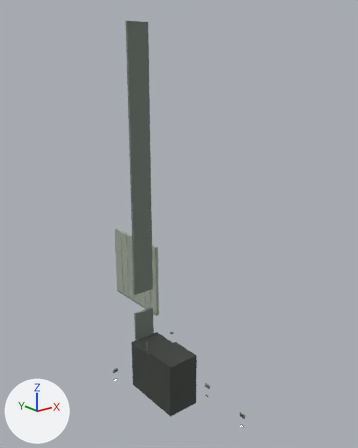
Two versions of the glTF model models/m2/p1_m4.glb, one commit apart.
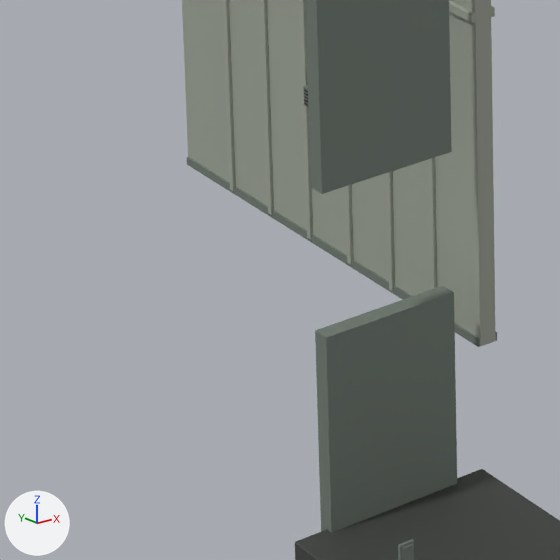
Each version appears first whole from a 50 mm camera at (-1.0, 75.4, 56.8) aimed at (49.4, 138.3, 31.7), and next in a close-up on the part from 26% to 47% of the width and 60% to 77% of the height. The lights are fixed; the arrows at lower left show +X, +Y and +Z. The older version's two pictures come first. Vertices at exactly the same position are counted once.

The first close-up shows 'p1_m4'.
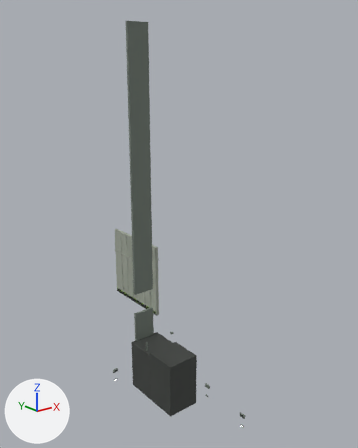
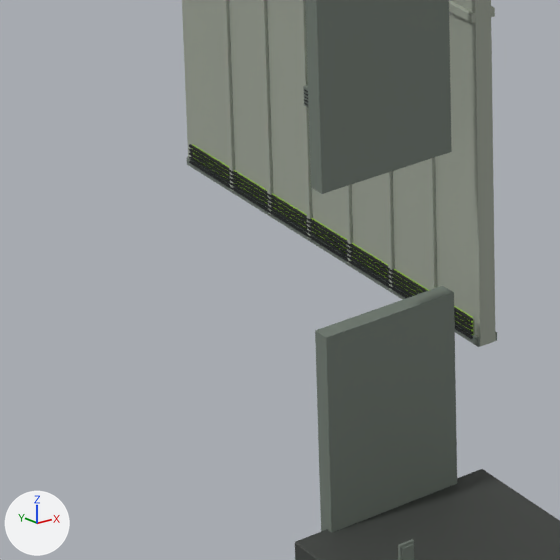
Changed parts and their boxes (x1, y1, x2, y2) in the close-ups (560 x 560 px):
```json
{"part": 1, "of": "me_p1_m4", "change": "added", "after": [192, 144, 473, 335]}
{"part": 2, "of": "me_p1_m4", "change": "added", "after": [189, 161, 473, 339]}
{"part": 3, "of": "me_p1_m4", "change": "added", "after": [189, 156, 473, 334]}
{"part": 4, "of": "me_p1_m4", "change": "added", "after": [189, 152, 473, 330]}
{"part": 5, "of": "me_p1_m4", "change": "added", "after": [189, 148, 473, 325]}
{"part": 6, "of": "me_p1_m4", "change": "added", "after": [189, 144, 473, 321]}
```

Scene script edits in JSON lines:
```json
{"op": "add", "block": "mat_emit_water_008", "code": ["mat_emit_water_008 = principled_material('emit_water.008')", "mat_emit_water_008.base_color = (0.16, 0.29, 0.02)  # green #6f9327", "mat_emit_water_008.emission_color = (0.144, 0.261, 0.018)  # green #6a8c24", "mat_emit_water_008.emission_strength = 1.0"]}
{"block": "me_p1_m4", "where": "# used by ob_p1_m4; location = (0.0, 0.0, 0.0)"}
{"op": "remove", "block": "me_p1_m4", "code": "me_p1_m4.from_pydata(...)  # 1080 vertices, 1892 faces; spans x 39.9..51.0, y 121.8..160.5, z -2.0..64.0"}
{"op": "add", "block": "me_p1_m4", "code": "me_p1_m4.from_pydata(...)  # 1176 vertices, 2036 faces; spans x 39.9..51.0, y 121.8..160.5, z -2.0..64.0"}
{"block": "me_p1_m4", "change": "me_p1_m4 part 1: a new loose piece, a box spanning x 49.96..49.98, y 146.3..160.2, z 11.15..11.75, in mat_emit_water_008 (green #6f9327, glowing green #6a8c24)"}
{"block": "me_p1_m4", "change": "me_p1_m4 part 2: a new loose piece, a box spanning x 49.885..49.955, y 146.25..160.25, z 11.16..11.22, in mat_black_009 (black #191d21)"}
{"block": "me_p1_m4", "change": "me_p1_m4 part 3: a new loose piece, a box spanning x 49.885..49.955, y 146.25..160.25, z 11.29..11.35, in mat_black_009 (black #191d21)"}
{"block": "me_p1_m4", "change": "me_p1_m4 part 4: a new loose piece, a box spanning x 49.885..49.955, y 146.25..160.25, z 11.42..11.48, in mat_black_009 (black #191d21)"}
{"block": "me_p1_m4", "change": "me_p1_m4 part 5: a new loose piece, a box spanning x 49.885..49.955, y 146.25..160.25, z 11.55..11.61, in mat_black_009 (black #191d21)"}
{"block": "me_p1_m4", "change": "me_p1_m4 part 6: a new loose piece, a box spanning x 49.885..49.955, y 146.25..160.25, z 11.68..11.74, in mat_black_009 (black #191d21)"}
{"block": "me_p1_m4", "change": "other edits to the shape of me_p1_m4 do not show in these pictures"}
{"op": "add", "block": "me_p1_m4", "code": "me_p1_m4.materials.append(mat_emit_water_008)  # green #6f9327, glowing green #6a8c24"}
```
